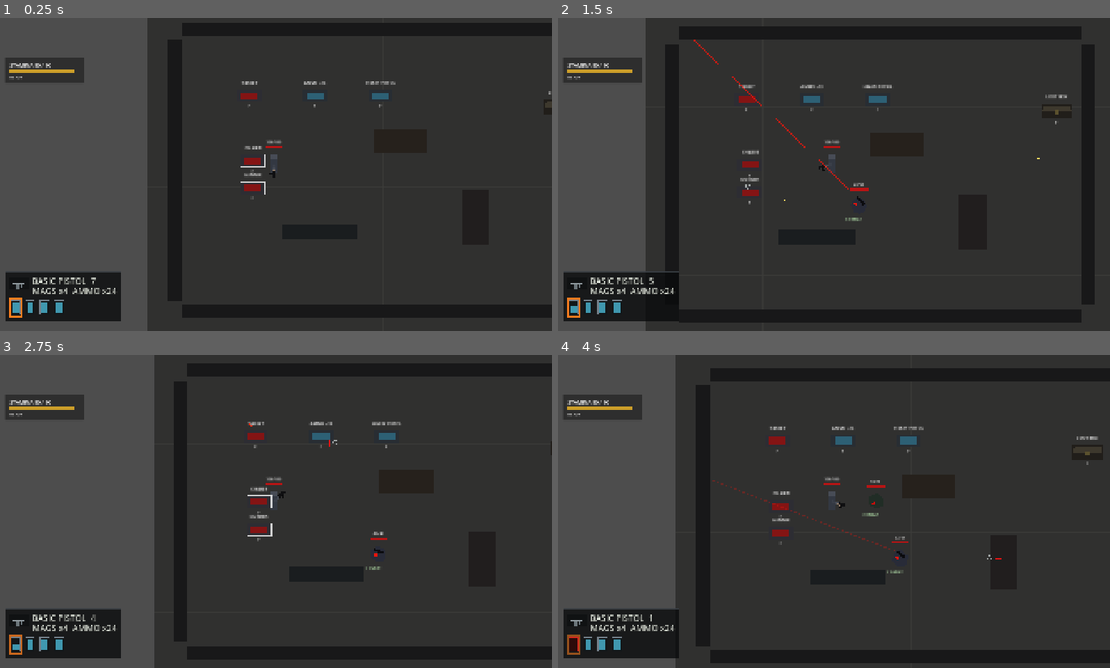
Above: before the commit, frames 1-4 (two rows, left to right).
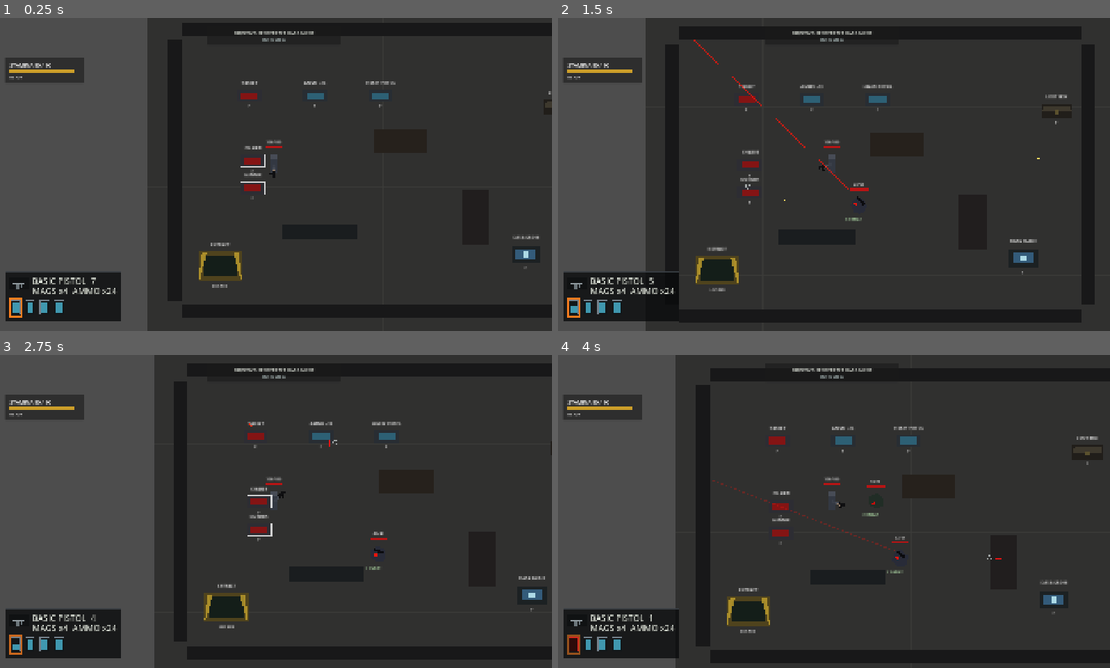
Above: after the commit, the same moments.

Repository: YuiTatsuki1011/projekt-black
Game: Godot game, scene res://scenes/levels/top_down_test_level.tscn
The game is run twice, just before and just after one commit, with the same random seed, the same clock (stepped at 60 frames per second) and the same inputs.
Inputs (mouse positions are in pixels of both pictures, inside the frame that each line leads up to):
- Up to frame 1 (0.25 s): no input
- Up to frame 2 (1.5 s): tap Enter at 0.5 s; move the mouse to (955, 158) at 0.52 s; hold D (move_right) 0.53-1.25 s; tap F (interact) at 0.6 s; click (955, 158) at 0.67 s; tap W (move_up) at 0.77 s; drag from (718, 190) to (834, 174) at 1.27 s
- Up to frame 3 (2.75 s): move the mouse to (331, 442) at 2.02 s; hold A (move_left) from 2.03 s (still down); tap Shift (dodge) at 2.1 s; click (331, 442) at 2.17 s; tap F (interact) at 2.3 s
- Up to frame 4 (4 s): release A (move_left) at 2.75 s; drag from (806, 574) to (817, 436) at 2.77 s; tap Space at 3.5 s; move the mouse to (999, 558) at 3.52 s; hold D (move_right) from 3.53 s (still down); tap F (interact) at 3.6 s; click (999, 558) at 3.67 s; tap W (move_up) at 3.77 s

The runs differ from the first frame. In frame 1, 1.1% of the frame differs, in the area x 36-98%, y 4-87%; in frame 2, 1.1%; in frame 3, 1.2%; in frame 4, 1.2%, in the area x 30-93%, y 4-89%.

Commit message:
Add prototype mission extraction loop

Diff:
--- /dev/null
+++ b/scenes/interaction/extraction_point.tscn
@@ -0,0 +1,48 @@
+[gd_scene load_steps=3 format=3]
+
+[ext_resource type="Script" path="res://scripts/interaction/extraction_point.gd" id="1_extraction_point"]
+
+[sub_resource type="RectangleShape2D" id="RectangleShape2D_extraction"]
+size = Vector2(104, 70)
+
+[node name="ExtractionPoint" type="Area2D"]
+collision_layer = 16
+collision_mask = 0
+script = ExtResource("1_extraction_point")
+
+[node name="CollisionShape2D" type="CollisionShape2D" parent="."]
+shape = SubResource("RectangleShape2D_extraction")
+
+[node name="Pad" type="Polygon2D" parent="."]
+color = Color(0.34, 0.28, 0.1, 0.82)
+polygon = PackedVector2Array(-52, -35, 52, -35, 52, 35, -52, 35)
+
+[node name="Inner" type="Polygon2D" parent="."]
+color = Color(0.08, 0.12, 0.1, 1)
+polygon = PackedVector2Array(-40, -24, 40, -24, 40, 24, -40, 24)
+
+[node name="StripeA" type="Polygon2D" parent="."]
+color = Color(0.75, 0.62, 0.18, 0.82)
+polygon = PackedVector2Array(-44, -30, -32, -30, -48, 30, -52, 30)
+
+[node name="StripeB" type="Polygon2D" parent="."]
+color = Color(0.75, 0.62, 0.18, 0.82)
+polygon = PackedVector2Array(32, -30, 44, -30, 52, 30, 48, 30)
+
+[node name="Label" type="Label" parent="."]
+offset_left = -58.0
+offset_top = -58.0
+offset_right = 58.0
+offset_bottom = -36.0
+theme_override_font_sizes/font_size = 10
+text = "EXTRACT"
+horizontal_alignment = 1
+
+[node name="Prompt" type="Label" parent="."]
+offset_left = -38.0
+offset_top = 40.0
+offset_right = 38.0
+offset_bottom = 56.0
+theme_override_font_sizes/font_size = 9
+text = "LOCKED"
+horizontal_alignment = 1
--- /dev/null
+++ b/scenes/interaction/mission_objective.tscn
@@ -0,0 +1,44 @@
+[gd_scene load_steps=3 format=3]
+
+[ext_resource type="Script" path="res://scripts/interaction/mission_objective.gd" id="1_mission_objective"]
+
+[sub_resource type="RectangleShape2D" id="RectangleShape2D_objective"]
+size = Vector2(70, 42)
+
+[node name="MissionObjective" type="Area2D"]
+collision_layer = 16
+collision_mask = 0
+script = ExtResource("1_mission_objective")
+
+[node name="CollisionShape2D" type="CollisionShape2D" parent="."]
+shape = SubResource("RectangleShape2D_objective")
+
+[node name="Base" type="Polygon2D" parent="."]
+color = Color(0.11, 0.13, 0.14, 1)
+polygon = PackedVector2Array(-35, -21, 35, -21, 35, 21, -35, 21)
+
+[node name="Plate" type="Polygon2D" parent="."]
+color = Color(0.2, 0.36, 0.48, 1)
+polygon = PackedVector2Array(-24, -12, 24, -12, 24, 12, -24, 12)
+
+[node name="Core" type="Polygon2D" parent="."]
+color = Color(0.72, 0.9, 0.94, 0.92)
+polygon = PackedVector2Array(-7, -7, 7, -7, 7, 7, -7, 7)
+
+[node name="Label" type="Label" parent="."]
+offset_left = -58.0
+offset_top = -48.0
+offset_right = 58.0
+offset_bottom = -26.0
+theme_override_font_sizes/font_size = 10
+text = "DATA CACHE"
+horizontal_alignment = 1
+
+[node name="Prompt" type="Label" parent="."]
+offset_left = -20.0
+offset_top = 26.0
+offset_right = 20.0
+offset_bottom = 42.0
+theme_override_font_sizes/font_size = 9
+text = "F"
+horizontal_alignment = 1
--- a/scenes/levels/top_down_test_level.tscn
+++ b/scenes/levels/top_down_test_level.tscn
@@ -13,6 +13,9 @@
 [ext_resource type="PackedScene" path="res://scenes/enemies/top_down_chaser_enemy.tscn" id="11_top_down_chaser"]
 [ext_resource type="PackedScene" path="res://scenes/enemies/top_down_ranged_enemy.tscn" id="12_top_down_ranged"]
 [ext_resource type="Script" path="res://scripts/levels/top_down_test_level.gd" id="13_top_down_level"]
+[ext_resource type="PackedScene" path="res://scenes/ui/mission_status_hud.tscn" id="14_mission_hud"]
+[ext_resource type="PackedScene" path="res://scenes/interaction/mission_objective.tscn" id="15_mission_objective"]
+[ext_resource type="PackedScene" path="res://scenes/interaction/extraction_point.tscn" id="16_extraction_point"]
 
 [sub_resource type="RectangleShape2D" id="RectangleShape2D_horizontal_wall"]
 size = Vector2(960, 32)
@@ -193,6 +196,12 @@
 position = Vector2(900, 170)
 container_label = "LOOT BOX"
 
+[node name="MissionObjective" parent="." instance=ExtResource("15_mission_objective")]
+position = Vector2(820, 520)
+
+[node name="ExtractionPoint" parent="." instance=ExtResource("16_extraction_point")]
+position = Vector2(92, 548)
+
 [node name="Crosshair" parent="." instance=ExtResource("2_crosshair")]
 
 [node name="AmmoHud" parent="." instance=ExtResource("3_ammo_hud")]
@@ -202,3 +211,5 @@
 [node name="InventoryScreen" parent="." instance=ExtResource("5_inventory_screen")]
 
 [node name="DeathScreen" parent="." instance=ExtResource("6_death_screen")]
+
+[node name="MissionStatusHud" parent="." instance=ExtResource("14_mission_hud")]
--- /dev/null
+++ b/scenes/ui/mission_status_hud.tscn
@@ -0,0 +1,129 @@
+[gd_scene load_steps=2 format=3]
+
+[ext_resource type="Script" path="res://scripts/ui/mission_status_hud.gd" id="1_mission_hud"]
+
+[node name="MissionStatusHud" type="CanvasLayer"]
+layer = 16
+script = ExtResource("1_mission_hud")
+
+[node name="Root" type="Control" parent="."]
+layout_mode = 3
+anchors_preset = 15
+anchor_right = 1.0
+anchor_bottom = 1.0
+grow_horizontal = 2
+grow_vertical = 2
+mouse_filter = 2
+
+[node name="Panel" type="PanelContainer" parent="Root"]
+layout_mode = 1
+anchors_preset = -1
+anchor_left = 0.5
+anchor_right = 0.5
+offset_left = -230.0
+offset_top = 30.0
+offset_right = 230.0
+offset_bottom = 94.0
+grow_horizontal = 2
+mouse_filter = 2
+
+[node name="Margin" type="MarginContainer" parent="Root/Panel"]
+layout_mode = 2
+theme_override_constants/margin_left = 14
+theme_override_constants/margin_top = 10
+theme_override_constants/margin_right = 14
+theme_override_constants/margin_bottom = 10
+
+[node name="Rows" type="VBoxContainer" parent="Root/Panel/Margin"]
+layout_mode = 2
+
+[node name="ObjectiveLabel" type="Label" parent="Root/Panel/Margin/Rows"]
+layout_mode = 2
+theme_override_colors/font_color = Color(0.92, 0.94, 0.9, 1)
+theme_override_font_sizes/font_size = 15
+text = "OBJECTIVE: LOCATE THE CACHE"
+horizontal_alignment = 1
+
+[node name="StatusLabel" type="Label" parent="Root/Panel/Margin/Rows"]
+layout_mode = 2
+theme_override_colors/font_color = Color(0.68, 0.74, 0.74, 1)
+theme_override_font_sizes/font_size = 12
+text = "IN PROGRESS"
+horizontal_alignment = 1
+
+[node name="MessageLabel" type="Label" parent="Root"]
+visible = false
+layout_mode = 1
+anchors_preset = -1
+anchor_left = 0.5
+anchor_top = 0.18
+anchor_right = 0.5
+anchor_bottom = 0.18
+offset_left = -260.0
+offset_top = 0.0
+offset_right = 260.0
+offset_bottom = 38.0
+grow_horizontal = 2
+theme_override_colors/font_color = Color(1, 0.86, 0.35, 1)
+theme_override_font_sizes/font_size = 20
+text = "MESSAGE"
+horizontal_alignment = 1
+vertical_alignment = 1
+
+[node name="CompleteRoot" type="Control" parent="Root"]
+visible = false
+layout_mode = 1
+anchors_preset = 15
+anchor_right = 1.0
+anchor_bottom = 1.0
+grow_horizontal = 2
+grow_vertical = 2
+mouse_filter = 2
+
+[node name="Dim" type="ColorRect" parent="Root/CompleteRoot"]
+layout_mode = 1
+anchors_preset = 15
+anchor_right = 1.0
+anchor_bottom = 1.0
+grow_horizontal = 2
+grow_vertical = 2
+color = Color(0.0, 0.03, 0.02, 0.58)
+mouse_filter = 2
+
+[node name="Title" type="Label" parent="Root/CompleteRoot"]
+layout_mode = 1
+anchors_preset = 8
+anchor_left = 0.5
+anchor_top = 0.5
+anchor_right = 0.5
+anchor_bottom = 0.5
+offset_left = -360.0
+offset_top = -68.0
+offset_right = 360.0
+offset_bottom = -8.0
+grow_horizontal = 2
+grow_vertical = 2
+theme_override_colors/font_color = Color(0.56, 1, 0.66, 1)
+theme_override_font_sizes/font_size = 52
+text = "MISSION COMPLETE"
+horizontal_alignment = 1
+vertical_alignment = 1
+
+[node name="Subtitle" type="Label" parent="Root/CompleteRoot"]
+layout_mode = 1
+anchors_preset = 8
+anchor_left = 0.5
+anchor_top = 0.5
+anchor_right = 0.5
+anchor_bottom = 0.5
+offset_left = -360.0
+offset_top = 0.0
+offset_right = 360.0
+offset_bottom = 42.0
+grow_horizontal = 2
+grow_vertical = 2
+theme_override_colors/font_color = Color(0.82, 0.9, 0.86, 1)
+theme_override_font_sizes/font_size = 20
+text = "EXTRACTED"
+horizontal_alignment = 1
+vertical_alignment = 1
--- /dev/null
+++ b/scripts/interaction/extraction_point.gd
@@ -0,0 +1,28 @@
+extends Area2D
+class_name ExtractionPoint
+
+const INTERACTABLE_GROUP := "interactables"
+
+@export var extraction_label: String = "EXTRACT"
+
+@onready var label: Label = $Label
+@onready var prompt: Label = $Prompt
+@onready var pad: Polygon2D = $Pad
+
+
+func _ready() -> void:
+	add_to_group(INTERACTABLE_GROUP)
+	label.text = extraction_label
+
+
+func interact(_interactor: Node) -> void:
+	var current_scene := get_tree().current_scene
+	if current_scene == null or not current_scene.has_method("request_extraction"):
+		return
+	current_scene.call("request_extraction", self)
+
+
+func set_extraction_ready(is_ready: bool) -> void:
+	if pad != null:
+		pad.color = Color(0.14, 0.44, 0.28, 0.88) if is_ready else Color(0.34, 0.28, 0.1, 0.82)
+	prompt.text = "F" if is_ready else "LOCKED"
--- /dev/null
+++ b/scripts/interaction/mission_objective.gd
@@ -0,0 +1,47 @@
+extends Area2D
+class_name MissionObjective
+
+const INTERACTABLE_GROUP := "interactables"
+
+@export var objective_id: StringName = &"prototype_cache"
+@export var objective_label: String = "DATA CACHE"
+@export var completed_label: String = "CACHE SECURED"
+
+@onready var label: Label = $Label
+@onready var prompt: Label = $Prompt
+@onready var plate: Polygon2D = $Plate
+
+var _completed: bool = false
+
+
+func _ready() -> void:
+	add_to_group(INTERACTABLE_GROUP)
+	_refresh_visuals()
+
+
+func interact(_interactor: Node) -> void:
+	if _completed:
+		_show_level_message("Objective already secured.")
+		return
+
+	var current_scene := get_tree().current_scene
+	if current_scene == null or not current_scene.has_method("complete_mission_objective"):
+		return
+
+	var was_completed := bool(current_scene.call("complete_mission_objective", objective_id, self))
+	if was_completed:
+		_completed = true
+		_refresh_visuals()
+
+
+func _refresh_visuals() -> void:
+	label.text = completed_label if _completed else objective_label
+	prompt.visible = not _completed
+	if plate != null:
+		plate.color = Color(0.18, 0.42, 0.32, 1.0) if _completed else Color(0.2, 0.36, 0.48, 1.0)
+
+
+func _show_level_message(message: String) -> void:
+	var current_scene := get_tree().current_scene
+	if current_scene != null and current_scene.has_method("show_mission_message"):
+		current_scene.call("show_mission_message", message)
--- a/scripts/levels/top_down_test_level.gd
+++ b/scripts/levels/top_down_test_level.gd
@@ -16,18 +16,28 @@
 @export var stealth_vignette_edge_fraction: float = 0.18
 @export var stealth_vignette_min_thickness: float = 128.0
 @export var stealth_vignette_steps: int = 40
+@export var mission_objective_id: StringName = &"prototype_cache"
+@export var mission_objective_text: String = "Recover the data cache"
+@export var mission_extract_text: String = "Reach extraction"
 
 var _enemy_debug_vision_toggle_was_pressed: bool = false
 var _debug_noise_toggle_was_pressed: bool = false
 var _stealth_overlay_layer: CanvasLayer
 var _stealth_vignette: Control
 var _player: Node
+var _mission_hud: MissionStatusHud
+var _extraction_point: Node
+var _mission_objective_complete: bool = false
+var _mission_complete: bool = false
 
 
 func _ready() -> void:
 	_build_test_navigation_region()
 	_player = get_node_or_null("Player")
+	_mission_hud = get_node_or_null("MissionStatusHud") as MissionStatusHud
+	_extraction_point = get_node_or_null("ExtractionPoint")
 	_create_stealth_overlay()
+	_update_mission_display()
 
 
 func _process(_delta: float) -> void:
@@ -74,6 +84,57 @@
 			continue
 		if enemy.has_method("receive_noise_event"):
 			enemy.call("receive_noise_event", noise_position, resolved_radius, source, noise_type)
+
+
+func complete_mission_objective(objective_id: StringName, _source: Node = null) -> bool:
+	if _mission_complete:
+		return false
+	if objective_id != mission_objective_id:
+		show_mission_message("Unknown objective.")
+		return false
+	if _mission_objective_complete:
+		show_mission_message("Objective already secured.")
+		return true
+
+	_mission_objective_complete = true
+	show_mission_message("Objective secured. Extraction available.")
+	_update_mission_display()
+	return true
+
+
+func request_extraction(_source: Node = null) -> bool:
+	if _mission_complete:
+		return true
+	if not _mission_objective_complete:
+		show_mission_message("Extraction locked. Complete the objective first.")
+		return false
+
+	_mission_complete = true
+	_update_mission_display()
+	if _mission_hud != null:
+		_mission_hud.show_complete("MISSION COMPLETE", "EXTRACTED WITH OBJECTIVE")
+	return true
+
+
+func show_mission_message(message: String) -> void:
+	if _mission_hud != null:
+		_mission_hud.show_message(message)
+
+
+func _update_mission_display() -> void:
+	if _mission_hud != null:
+		if _mission_complete:
+			_mission_hud.set_objective_text("OBJECTIVE COMPLETE")
+			_mission_hud.set_status_text("EXTRACTED")
+		elif _mission_objective_complete:
+			_mission_hud.set_objective_text("OBJECTIVE: %s" % mission_extract_text.to_upper())
+			_mission_hud.set_status_text("RETURN TO EXTRACTION")
+		else:
+			_mission_hud.set_objective_text("OBJECTIVE: %s" % mission_objective_text.to_upper())
+			_mission_hud.set_status_text("IN PROGRESS")
+
+	if _extraction_point != null and _extraction_point.has_method("set_extraction_ready"):
+		_extraction_point.call("set_extraction_ready", _mission_objective_complete and not _mission_complete)
 
 
 func _is_player_stealth_mode_active() -> bool:
--- /dev/null
+++ b/scripts/ui/mission_status_hud.gd
@@ -0,0 +1,52 @@
+extends CanvasLayer
+class_name MissionStatusHud
+
+@onready var root: Control = $Root
+@onready var objective_label: Label = $Root/Panel/Margin/Rows/ObjectiveLabel
+@onready var status_label: Label = $Root/Panel/Margin/Rows/StatusLabel
+@onready var message_label: Label = $Root/MessageLabel
+@onready var complete_root: Control = $Root/CompleteRoot
+@onready var complete_title: Label = $Root/CompleteRoot/Title
+@onready var complete_subtitle: Label = $Root/CompleteRoot/Subtitle
+
+var _message_tween: Tween
+
+
+func _ready() -> void:
+	root.visible = true
+	message_label.visible = false
+	complete_root.visible = false
+
+
+func set_objective_text(text: String) -> void:
+	objective_label.text = text
+
+
+func set_status_text(text: String) -> void:
+	status_label.text = text
+
+
+func show_message(text: String, duration: float = 2.0) -> void:
+	if _message_tween != null:
+		_message_tween.kill()
+
+	message_label.text = text
+	message_label.modulate = Color(1.0, 1.0, 1.0, 1.0)
+	message_label.visible = true
+	_message_tween = create_tween()
+	_message_tween.tween_interval(maxf(duration, 0.1))
+	_message_tween.tween_property(message_label, "modulate:a", 0.0, 0.35)
+	_message_tween.tween_callback(func() -> void:
+		message_label.visible = false
+		message_label.modulate = Color(1.0, 1.0, 1.0, 1.0)
+	)
+
+
+func show_complete(title: String, subtitle: String) -> void:
+	complete_title.text = title
+	complete_subtitle.text = subtitle
+	complete_root.visible = true
+
+
+func hide_complete() -> void:
+	complete_root.visible = false
Not shown: 1 places in scenes/levels/top_down_test_level.tscn that only renumber resources
Not shown, added: scripts/interaction/extraction_point.gd.uid
Not shown, added: scripts/interaction/mission_objective.gd.uid
Not shown, added: scripts/ui/mission_status_hud.gd.uid
Not shown, added: docs/MISSION_HANDOFF.md
